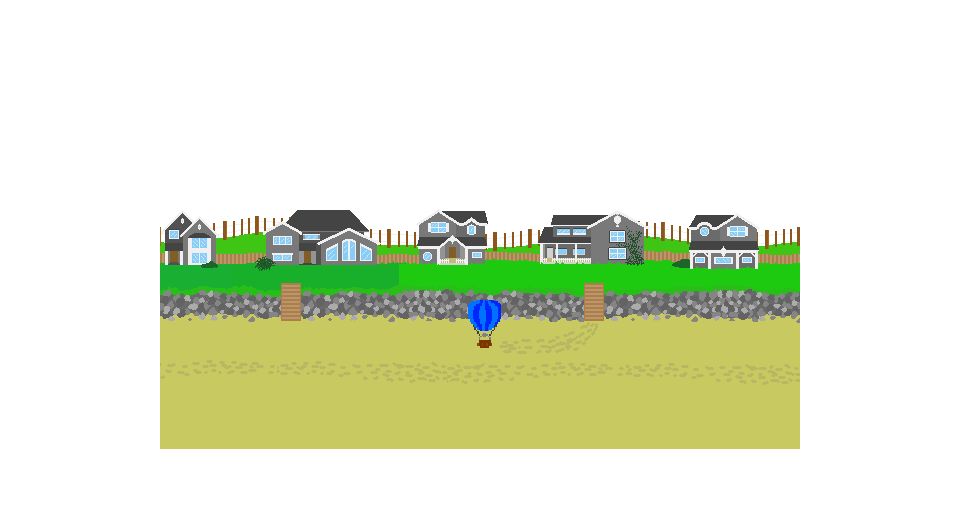
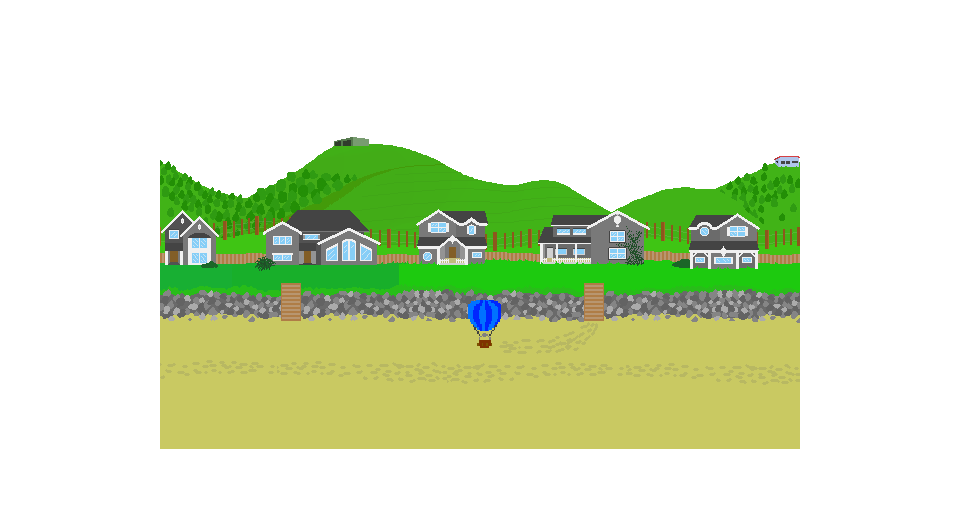
Comparing the layer stacks of the two 960 x 529 images. Changes:
showed "hills", painted on it over [160, 137, 800, 249]
